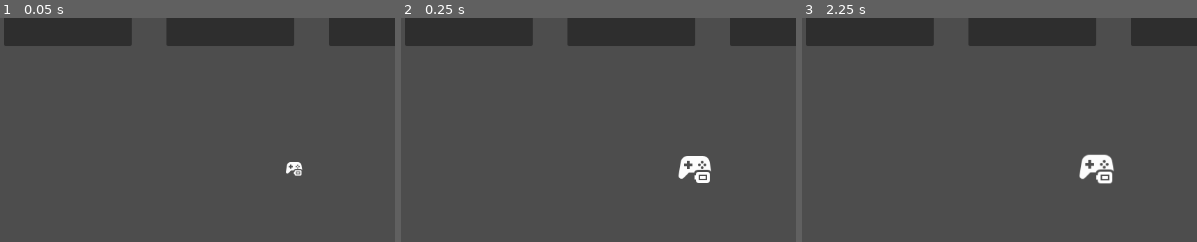
Above: before the commit, frames 1-3 (left to right).
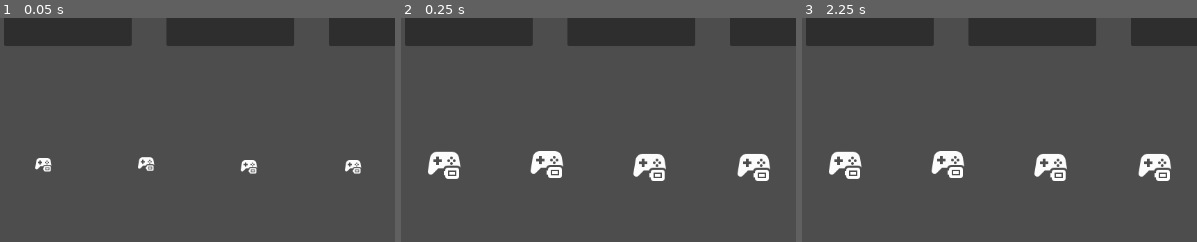
Above: after the commit, the same moments.

Repository: andreaTheCoder/MiniJam207Primal
Game: Godot game, scene res://scenes/shop.tscn
Two runs of this game, one before a commit and one after it. Both use one fixed random seed, a clock stepped at 60 frames per second and the inputs below. The engine's default icon, where the game draws it, is replaced by a stand-in: a white triangle on a blue panel in a dark square.
Inputs (mouse positions are % of the whole screen's width and height, from its top left):
- Up to frame 1 (0.05 s): no input
- Up to frame 2 (0.25 s): no input
- Up to frame 3 (2.25 s): tap Enter (ui_accept) at 0.5, 0.77, 1.25, 1.52, 2 s; move the mouse to (38, 84) at 0.52 s; press the mouse at (38, 84) at 0.53 s; move the mouse to (30, 55) at 1.27 s; release the mouse at (30, 55) at 1.28 s; click (30, 55) at 1.35 s; move the mouse to (38, 84) at 2.02 s; press the mouse at (38, 84) at 2.03 s
The pictures show only the part of the screen within x 0-50%, y 50-100%; the shares and areas given below are measured in that part.

The runs differ from the first frame. In frame 1, 1.0% of the frame differs, in the area x 8-92%, y 62-71%; in frame 2, 3.4%; in frame 3, 3.6%, in the area x 6-94%, y 59-75%.

Commit message:
ingredient duplication glitch = gone

Diff:
--- a/scenes/shop.tscn
+++ b/scenes/shop.tscn
@@ -10,8 +10,22 @@
 
 [node name="Camera2D" type="Camera2D" parent="." unique_id=244447270]
 
-[node name="Ingredient Home" parent="." unique_id=998149927 instance=ExtResource("2_1l46r")]
-position = Vector2(-148, 218)
-
 [node name="Potion" parent="." unique_id=1206123825 instance=ExtResource("2_xfvoa")]
 position = Vector2(406, -28)
+
+[node name="Homes" type="Node" parent="." unique_id=533110677]
+
+[node name="Ingredient Home4" parent="Homes" unique_id=998149927 instance=ExtResource("2_1l46r")]
+position = Vector2(-63, 215)
+type = 3
+
+[node name="Ingredient Home3" parent="Homes" unique_id=1265972195 instance=ExtResource("2_1l46r")]
+position = Vector2(-213, 215)
+type = 2
+
+[node name="Ingredient Home2" parent="Homes" unique_id=556907411 instance=ExtResource("2_1l46r")]
+position = Vector2(-361, 211)
+type = 1
+
+[node name="Ingredient Home" parent="Homes" unique_id=982167561 instance=ExtResource("2_1l46r")]
+position = Vector2(-509, 212)
--- a/scripts/ingredient.gd
+++ b/scripts/ingredient.gd
@@ -5,7 +5,7 @@
 @export var type : Global.INGREDIENTS
 @export var draggable := false
 @export var dragging := false
-@export var leftHome :=false
+@export var leftHome := false
 # Called when the node enters the scene tree for the first time.
 func _ready() -> void:
 	texture = preload("res://stock/input-prompts/Flair Icons/controller_battery_full.svg")
@@ -13,7 +13,7 @@
 # Called every frame. 'delta' is the elapsed time since the previous frame.
 func _process(_delta: float) -> void:
 
-	if (draggable or dragging) and Input.is_action_pressed("click"):
+	if (draggable or dragging) and Input.is_action_pressed("click") :
 		global_position = get_global_mouse_position()
 		dragging = true
 	else:
--- a/scripts/ingredient_home.gd
+++ b/scripts/ingredient_home.gd
@@ -25,7 +25,8 @@
 
 
 func _on_area_exited(area: Area2D) -> void:
-	if not area.get_parent().leftHome:
-		call_deferred("spawn_ingredient")
-	else:
-		area.get_parent().leftHome = true
+	if area.get_parent() is Sprite2D:
+		if not area.get_parent().leftHome and area.get_parent().type == self.type:
+			call_deferred("spawn_ingredient")
+		else:
+			area.get_parent().leftHome = true
